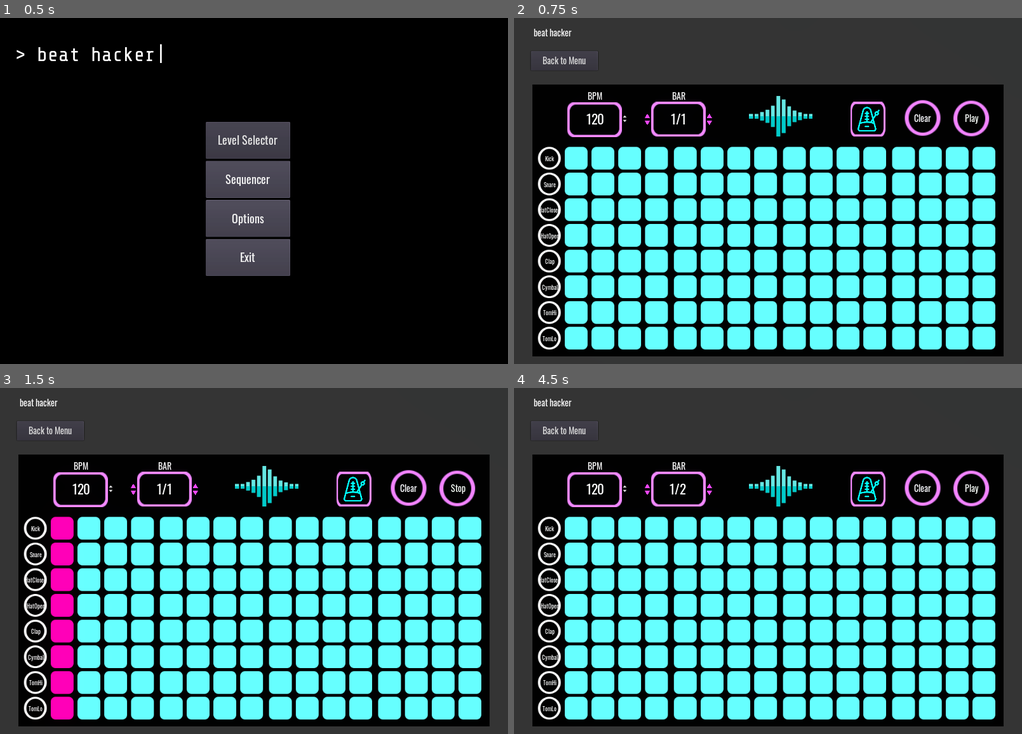
Above: before the commit, frames 1-4 (two rows, left to right).
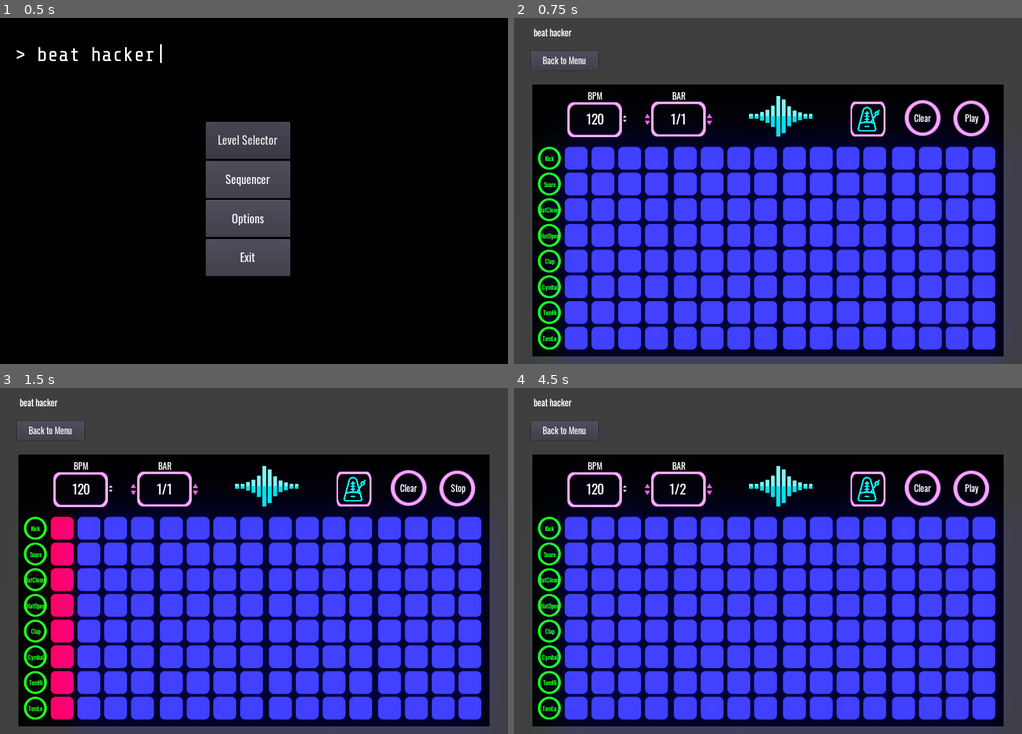
Above: after the commit, the same moments.

Repository: mdructor/beat_hacker
Game: Godot game, scene res://Assets/Scenes/MainMenu.tscn
Two runs of this game, one before a commit and one after it. Both use one fixed random seed, a clock stepped at 60 frames per second and the inputs below.
Inputs (mouse positions are in pixels of both pictures, inside the frame that each line leads up to):
- Up to frame 1 (0.5 s): no input
- Up to frame 2 (0.75 s): click "Sequencer" at 0.5 s
- Up to frame 3 (1.5 s): click (457, 488) at 1.25 s
- Up to frame 4 (4.5 s): click (971, 488) at 2 s; click (920, 488) at 2.75 s; click (646, 484) at 3.5 s; click (707, 484) at 4.25 s

Frame 1 is identical in both runs. In frame 2, 61% of the frame differs, in the area x 3-99%, y 3-100%; in frame 3, 60%; in frame 4, 61%.

Commit message:
Tone colors down
Still needs more polish

Diff:
--- a/Assets/Scenes/FunButton.tscn
+++ b/Assets/Scenes/FunButton.tscn
@@ -7,7 +7,7 @@
 blend_mode = 1
 
 [node name="FunButton" type="TextureButton"]
-modulate = Color( 0.48, 1, 1.05, 1 )
+modulate = Color( 0.4, 0.4, 1.1, 1 )
 material = SubResource( 1 )
 margin_right = 40.0
 margin_bottom = 40.0
--- a/Assets/Scenes/SampleButton.tscn
+++ b/Assets/Scenes/SampleButton.tscn
@@ -9,6 +9,7 @@
 font_data = ExtResource( 3 )
 
 [node name="SampleButton" type="TextureButton"]
+modulate = Color( 0.12549, 1, 0, 1 )
 margin_right = 50.0
 margin_bottom = 50.0
 action_mode = 0
--- a/Assets/Scenes/SequencerView.tscn
+++ b/Assets/Scenes/SequencerView.tscn
@@ -3,19 +3,7 @@
 [ext_resource path="res://Assets/Scripts/SequencerView.gd" type="Script" id=1]
 [ext_resource path="res://Assets/Scenes/Sequencer.tscn" type="PackedScene" id=2]
 [ext_resource path="res://Assets/Fonts/oswald_top_ui.tres" type="DynamicFont" id=3]
-
-[sub_resource type="Environment" id=1]
-background_mode = 4
-glow_enabled = true
-glow_levels/1 = true
-glow_levels/2 = true
-glow_levels/4 = true
-glow_levels/6 = true
-glow_levels/7 = true
-glow_blend_mode = 0
-glow_bicubic_upscale = true
-adjustment_contrast = 1.19
-adjustment_saturation = 2.14
+[ext_resource path="res://Assets/Scenes/GlowEnvironment.tres" type="Environment" id=4]
 
 [node name="SequencerView" type="Node2D"]
 script = ExtResource( 1 )
@@ -51,5 +39,5 @@
 text = "Back to Menu"
 
 [node name="WorldEnvironment" type="WorldEnvironment" parent="."]
-environment = SubResource( 1 )
+environment = ExtResource( 4 )
 [connection signal="pressed" from="BackButton" to="." method="_on_BackButton_pressed"]
--- a/Assets/Scripts/FunButton.gd
+++ b/Assets/Scripts/FunButton.gd
@@ -18,13 +18,15 @@
 	time_since_color_change += delta
 	if time_since_color_change > 0.1:
 		var current_color = modulate
-		if (current_color.g > 1):
+		if (current_color.g > .5):
 			up = false
-		if current_color.g < 0.29:
+		if current_color.g < .1:
 			up = true
 		if up:
 			current_color.g += 0.01
+			current_color.r -= 0.01
 		else:
 			current_color.g -= 0.01
+			current_color.r += 0.01
 		modulate = current_color
 		time_since_color_change = 0
--- a/Assets/Scripts/SampleButton.gd
+++ b/Assets/Scripts/SampleButton.gd
@@ -11,7 +11,11 @@
 	_samplePack = samplePack
 	find_node("SampleName").set_text(_buttonText)
 
-
+func _process(delta):
+	if _sampleName != "" and find_parent("Sequencer").find_node("SampleStreamer").find_node(_sampleName).playing:
+		modulate = Color(1.1, 0.1, 0.1)
+	else:
+		modulate = Color(0.1, 1.1, 0.1)
 func _on_SampleButton_pressed():
 	playSample()
 
--- a/Assets/Scripts/SequenceButton.gd
+++ b/Assets/Scripts/SequenceButton.gd
@@ -1,9 +1,9 @@
 extends Control
 
-var _lightBlue = Color(0.4, 1, 1.01)
-var _light = Color(0.9, 1, 1.02)
-var _pink = Color(1.02, 0.45, 0.97)
-var _purple = Color(1.02, 0, .7)
+var _lightBlue = Color(0.2, 0.2, 1.05)
+var _light = Color(0.1, .4, 1.1)
+var _pink = Color(1.1, 0.2, 0.2)
+var _purple = Color(1.02, 0, .3)
 
 
 var state = load("res://Assets/Scripts/SequenceButtonState.gd").new()
